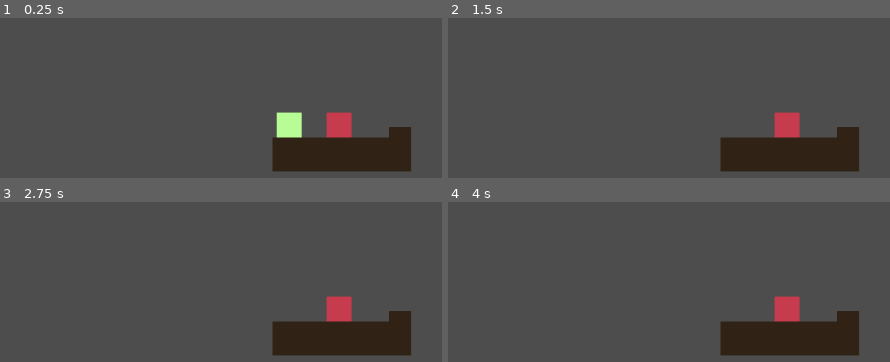
Above: before the commit, frames 1-4 (two rows, left to right).
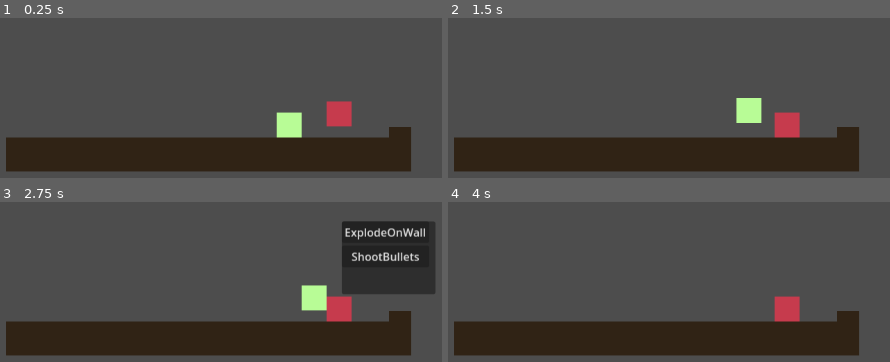
Above: after the commit, the same moments.

Repository: Varreaux/W4Game
Game: Godot game, scene res://testing/testing_scene.tscn
Two runs of this game, one before a commit and one after it. Both use one fixed random seed, a clock stepped at 60 frames per second and the inputs below.
Inputs (mouse positions are in pixels of both pictures, inside the frame that each line leads up to):
- Up to frame 1 (0.25 s): no input
- Up to frame 2 (1.5 s): tap Enter (ui_accept) at 0.5, 0.6, 0.77, 1.07 s; hold Right (ui_right) 0.53-1.25 s; click (823, 35) at 1.25 s, where only the run after the commit has a clickable "JumpOnGround"
- Up to frame 3 (2.75 s): hold Right (ui_right) from 2.03 s (still down); tap Enter (ui_accept) at 2.1, 2.27, 2.57 s
- Up to frame 4 (4 s): release Right (ui_right) at 2.75 s; click (832, 232) at 2.75 s, where only the run after the commit has a clickable "ExplodeOnWall"; tap Enter (ui_accept) at 3.5, 3.6 s; hold Left (ui_left) from 3.53 s (still down)

The runs differ from the first frame. In frame 1, 14% of the frame differs, in the area x 1-80%, y 51-97%; in frame 2, 14%; in frame 3, 23%, in the area x 1-99%, y 11-97%; in frame 4, 13%.

Commit message:
added the steal power and throw powerball

Diff:
--- a/new-game-project/behaviors/explode_on_wall.gd
+++ b/new-game-project/behaviors/explode_on_wall.gd
@@ -1,9 +1,6 @@
 extends Node
 class_name ExplodeOnWall
 
-#
-#func _ready():
-	#print("This is explode")
 
 func _physics_process(_delta):
 	var entity = get_parent()
--- a/new-game-project/behaviors/player.gd
+++ b/new-game-project/behaviors/player.gd
@@ -5,6 +5,17 @@
 
 @onready var hand = $hand
 var can_attack = true
+
+var player_behaviors = []
+var player_behaviors_menu_on = false
+func _input(event):
+	if event.is_action_pressed("open_power_menu"):
+		player_behaviors_menu_on = true
+		player_behaviors = get_player_behaviors()
+		_show_behavior_menu(player_behaviors)
+
+func get_player_behaviors():
+	return get_tree().get_nodes_in_group("player_behaviors")
 
 func _ready():
 	hand.monitoring = false
@@ -37,11 +48,60 @@
 	hand.visible = false
 	can_attack = true
 
+
+
+@onready var behavior_menu = $BehaviorPanel
+var current_enemy = null
+var enemy_behaviors = []
+
 func _on_hand_body_entered(body: Node2D) -> void:
 	if body.is_in_group("enemies"):
-		var behaviors = body.get_children().filter(func(n): return n is Node and not n is ColorRect and not n is CollisionShape2D)
-		if behaviors.size() > 0:
-			var picked = behaviors[randi() % behaviors.size()]
-			body.remove_child(picked)
-			add_child(picked)
-			print("Player grabbed:", picked.name)
+		current_enemy = body
+		enemy_behaviors = body.get_children().filter(func(n):
+			return n is Node and not n is ColorRect and not n is CollisionShape2D)
+
+		if enemy_behaviors.size() > 0:
+			_show_behavior_menu(enemy_behaviors)
+
+
+func _show_behavior_menu(behaviors):
+	behavior_menu.visible = true
+	get_tree().paused = true
+
+	var container = behavior_menu.get_node("VBoxContainer")
+	for child in container.get_children():
+		container.remove_child(child)
+		child.queue_free()
+
+	for behavior in behaviors:
+		var btn = Button.new()
+		btn.text = behavior.name
+		btn.process_mode = Node.PROCESS_MODE_ALWAYS
+		btn.set_meta("behavior_node", behavior)
+		btn.pressed.connect(_on_behavior_selected.bind(behavior))
+		container.add_child(btn)
+
+#	This is just formatting the enemy's behavior box once grabbed
+	behavior_menu.custom_minimum_size.y = behaviors.size() * 35
+	behavior_menu.custom_minimum_size.x = 135
+	var offset_y = -40-(behaviors.size() * 35)
+	behavior_menu.global_position = global_position + Vector2(40, offset_y)
+
+func _on_behavior_selected(behavior):
+	print("Button was pressed!")
+	if player_behaviors_menu_on:
+		var power_ball_scene = preload("res://power_ball.tscn")
+		var ball = power_ball_scene.instantiate()
+		ball.behavior = behavior.duplicate()  # clone it
+		ball.direction = Vector2.RIGHT  # or aim later
+		ball.global_position = global_position + Vector2(30, -30)
+		remove_child(behavior)
+		get_parent().add_child(ball)
+		player_behaviors_menu_on = false
+	else:
+		current_enemy.remove_child(behavior)
+		add_child(behavior)
+		behavior.add_to_group("player_behaviors")
+	print("Player chose:", behavior.name)
+	behavior_menu.visible = false
+	get_tree().paused = false
--- a/new-game-project/behaviors/player.tscn
+++ b/new-game-project/behaviors/player.tscn
@@ -40,4 +40,16 @@
 offset_right = 40.0
 color = Color(0.940221, 0.94430447, 0.3854315, 1)
 
+[node name="BehaviorPanel" type="Panel" parent="."]
+visible = false
+offset_left = 32.0
+offset_top = -64.0
+offset_right = 40.0
+offset_bottom = -56.0
+
+[node name="VBoxContainer" type="VBoxContainer" parent="BehaviorPanel"]
+layout_mode = 0
+offset_right = 40.0
+offset_bottom = 40.0
+
 [connection signal="body_entered" from="hand" to="." method="_on_hand_body_entered"]
--- a/new-game-project/enemy.gd
+++ b/new-game-project/enemy.gd
@@ -11,9 +11,13 @@
 
 func _ready():
 	randomize()
-	var behavior_scene = BEHAVIORS[randi() % BEHAVIORS.size()]
-	var behavior_instance = behavior_scene.instantiate()
-	add_child(behavior_instance)
+
+	for behavior_scene in BEHAVIORS:
+		var behavior_instance = behavior_scene.instantiate()
+		add_child(behavior_instance)
+	#var behavior_scene = BEHAVIORS[randi() % BEHAVIORS.size()]
+	#var behavior_instance = behavior_scene.instantiate()
+	#add_child(behavior_instance)
 
 
 func _physics_process(delta):
--- /dev/null
+++ b/new-game-project/power_ball.gd
@@ -0,0 +1,14 @@
+extends Area2D
+
+var behavior
+var speed = 300
+var direction = Vector2.ZERO
+
+func _physics_process(delta):
+	position += direction * speed * delta
+
+func _on_body_entered(body):
+	if body.name != "Ground" and behavior:
+		body.add_child(behavior)
+		behavior.owner = body
+		queue_free()
--- /dev/null
+++ b/new-game-project/power_ball.tscn
@@ -0,0 +1,20 @@
+[gd_scene load_steps=3 format=3 uid="uid://c6lfa8w7m53v"]
+
+[ext_resource type="Script" uid="uid://bg5goju75cw1a" path="res://power_ball.gd" id="1_01no8"]
+
+[sub_resource type="RectangleShape2D" id="RectangleShape2D_inkjb"]
+size = Vector2(39, 40)
+
+[node name="powerBall" type="Area2D"]
+script = ExtResource("1_01no8")
+
+[node name="CollisionShape2D" type="CollisionShape2D" parent="."]
+position = Vector2(20.5, 20)
+shape = SubResource("RectangleShape2D_inkjb")
+
+[node name="ColorRect" type="ColorRect" parent="."]
+offset_right = 40.0
+offset_bottom = 40.0
+color = Color(0.9781241, 1, 0.5187566, 1)
+
+[connection signal="body_entered" from="." to="." method="_on_body_entered"]
--- a/new-game-project/project.godot
+++ b/new-game-project/project.godot
@@ -15,6 +15,14 @@
 config/features=PackedStringArray("4.5", "GL Compatibility")
 config/icon="res://icon.svg"
 
+[input]
+
+open_power_menu={
+"deadzone": 0.2,
+"events": [Object(InputEventKey,"resource_local_to_scene":false,"resource_name":"","device":-1,"window_id":0,"alt_pressed":false,"shift_pressed":false,"ctrl_pressed":false,"meta_pressed":false,"pressed":false,"keycode":0,"physical_keycode":80,"key_label":0,"unicode":112,"location":0,"echo":false,"script":null)
+]
+}
+
 [rendering]
 
 renderer/rendering_method="gl_compatibility"
--- a/new-game-project/testing/testing_scene.tscn
+++ b/new-game-project/testing/testing_scene.tscn
@@ -4,7 +4,7 @@
 [ext_resource type="PackedScene" uid="uid://bpvh71wfng7g6" path="res://behaviors/player.tscn" id="2_rx4tx"]
 
 [sub_resource type="RectangleShape2D" id="RectangleShape2D_rx4tx"]
-size = Vector2(168, 48.5)
+size = Vector2(552, 48.5)
 
 [sub_resource type="RectangleShape2D" id="RectangleShape2D_gs37m"]
 size = Vector2(32, 64)
@@ -12,13 +12,15 @@
 [node name="TestingScene" type="Node2D"]
 
 [node name="StaticBody2D" type="StaticBody2D" parent="."]
+position = Vector2(-192, 0)
 
 [node name="CollisionShape2D" type="CollisionShape2D" parent="StaticBody2D"]
 position = Vector2(84, 24.25)
 shape = SubResource("RectangleShape2D_rx4tx")
 
 [node name="ColorRect" type="ColorRect" parent="StaticBody2D"]
-offset_right = 168.0
+offset_left = -192.0
+offset_right = 360.0
 offset_bottom = 49.0
 color = Color(0.18787262, 0.13672075, 0.08358785, 1)
 
Not shown, added: new-game-project/power_ball.gd.uid
